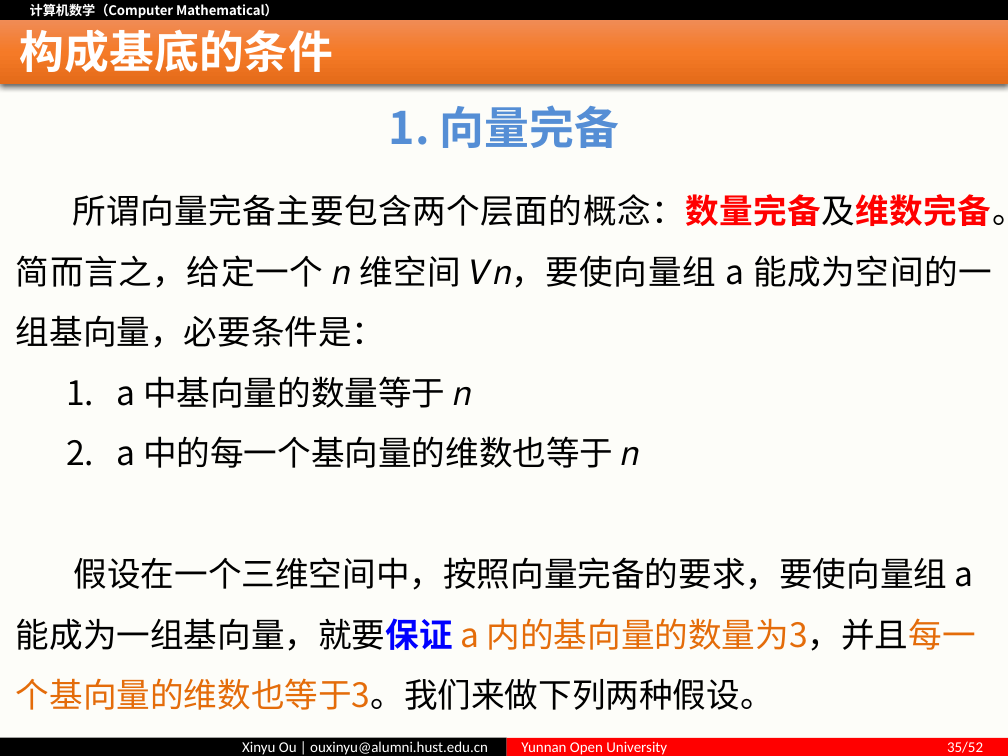
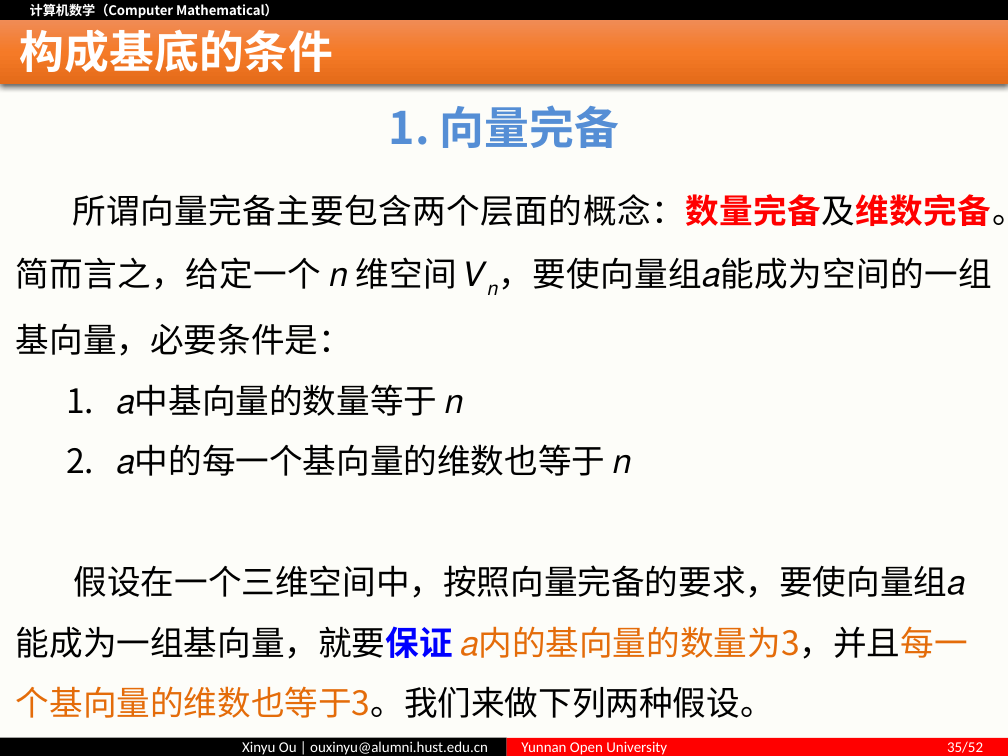
Before and after one commit to ouxinyu/Teaching, a slide deck: slide 35 of ComputerMath/PPT/第03讲 基底与坐标.pptx. Drawn at 1008x756 pixels with LibreOffice and Linux fonts; fonts in the diff are those of the drawing. Boxes give left, top, right and bottom in pixels: in the first picture for what was removed or moved away, otherwise in the second. Text is boxed around its words. In the diff, an @@ line names an element or a change of style, - is before the commit and + after.

```diff
--- a/ComputerMath/PPT/第03讲 基底与坐标.pptx
+++ b/ComputerMath/PPT/第03讲 基底与坐标.pptx
@@ text at (x1=16, y1=194, x2=1008, y2=718): text changed @@
-所谓向量完备主要包含两个层面的概念：数量完备及维数完备。简而言之，给定一个 𝑛 维空间 𝑉𝑛，要使向量组 a 能成为空间的一组基向量，必要条件是：
-  1. a 中基向量的数量等于 𝑛
-  2. a 中的每一个基向量的维数也等于 𝑛
-  假设在一个三维空间中，按照向量完备的要求，要使向量组 a 能成为一组基向量，就要保证 a 内的基向量的数量为3，并且每一个基向量的维数也等于3。我们来做下列两种假设。
+所谓向量完备主要包含两个层面的概念：数量完备及维数完备。简而言之，给定一个 𝑛 维空间 𝑉𝑛，要使向量组𝑎能成为空间的一组基向量，必要条件是：
+  1. 𝑎中基向量的数量等于 𝑛
+  2. 𝑎中的每一个基向量的维数也等于 𝑛
+  假设在一个三维空间中，按照向量完备的要求，要使向量组𝑎能成为一组基向量，就要保证 𝑎内的基向量的数量为3，并且每一个基向量的维数也等于3。我们来做下列两种假设。
```
Also in this commit, not shown: 7 other slides changed, 8 other files.
